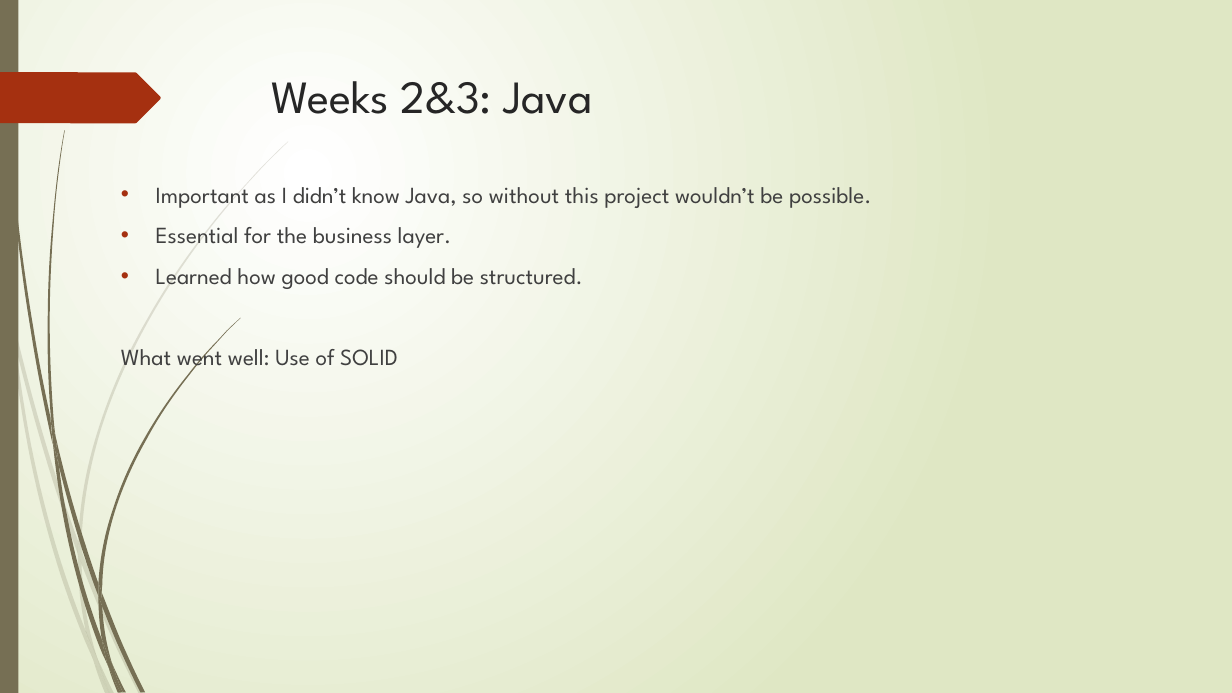
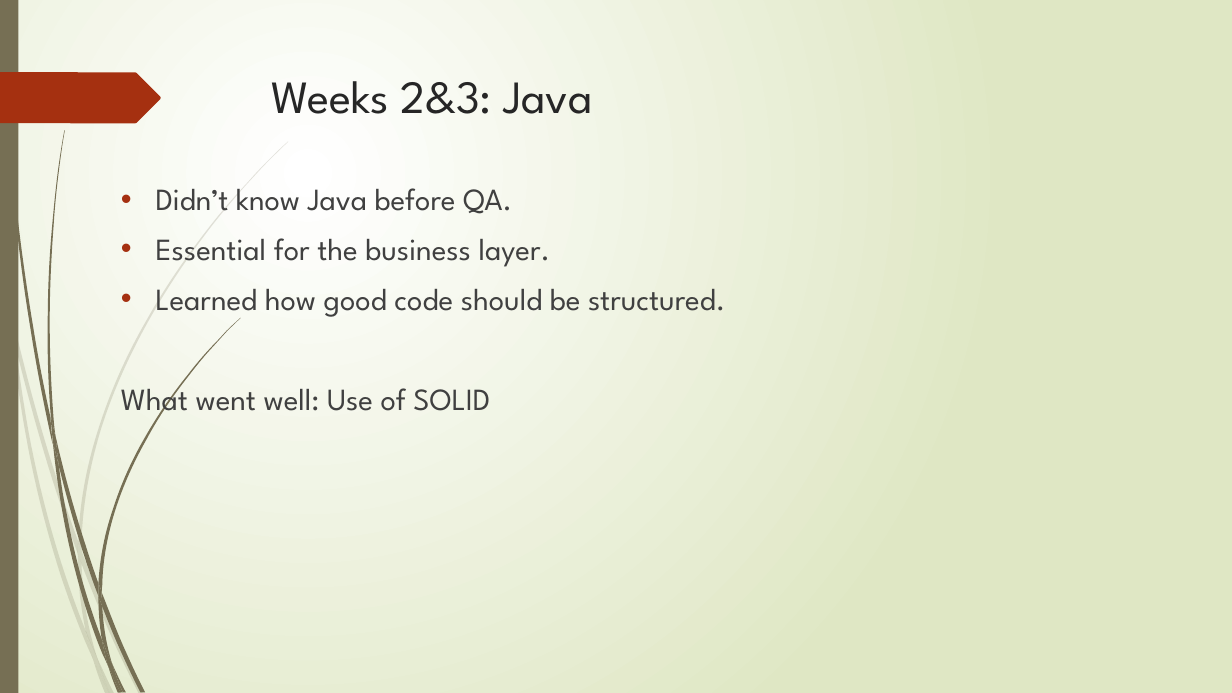
Before and after one commit to RM147/StoryGen, a slide deck: slide 7 of Project Presentation.pptx. Drawn at 1232x693 pixels with LibreOffice and Linux fonts; fonts in the diff are those of the drawing. Boxes give left, top, right and bottom in pixels: in the first picture for what was removed or moved away, otherwise in the second. Text is boxed around its words. In the diff, an @@ line names an element or a change of style, - is before the commit and + after.

```diff
--- a/Project Presentation.pptx
+++ b/Project Presentation.pptx
@@ text at (x1=156, y1=188, x2=512, y2=214): text changed; size 18 to 24 pt @@
-• Important as I didn’t know Java, so without this project wouldn’t be possible.
+• Didn’t know Java before QA.
@@ text at (x1=121, y1=238, x2=725, y2=420): size 18 to 24 pt in "Essential for the business layer.", "Learned how good code should be structured.", "What went well: Use of SOLID" @@
```
Also in this commit, not shown: 10 other slides changed.
